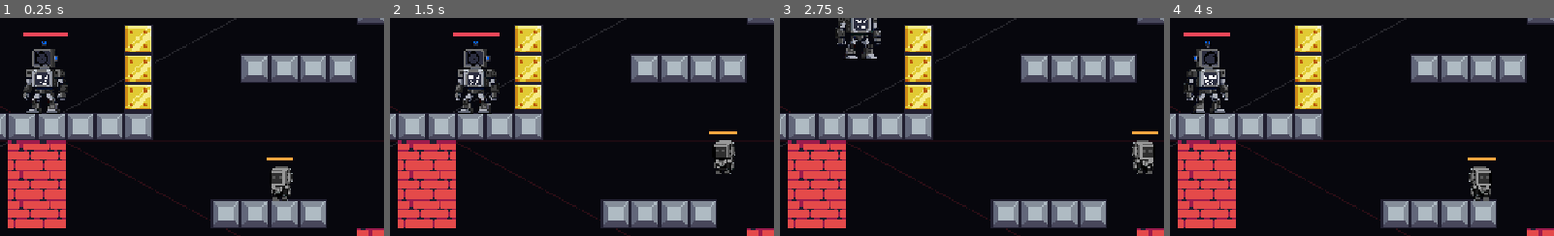
Above: before the commit, frames 1-4 (left to right).
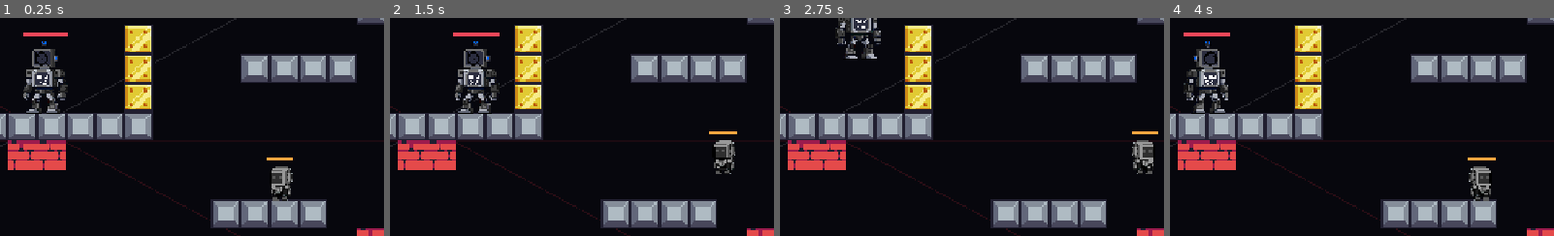
Above: after the commit, the same moments.

Repository: rishabhshuklauk-spec/Venture2
Game: Godot game, scene res://level4.tscn
Same seed, same stepped clock (60 frames per second), same inputs: the game is played once before the commit and once after it. This scene is started directly instead of the project's main scene. Sound files missing from this copy of the repository are replaced by a short silence.
Inputs (mouse positions are % of the whole screen's width and height, from its top left):
- Up to frame 1 (0.25 s): no input
- Up to frame 2 (1.5 s): tap Enter at 0.5 s; move the mouse to (72, 45) at 0.52 s; tap R at 0.6 s; click (72, 45) at 0.67 s; move the mouse to (30, 55) at 1.27 s; tap E at 1.35 s; click (30, 55) at 1.42 s
- Up to frame 3 (2.75 s): move the mouse to (60, 28) at 2.02 s; tap R at 2.1 s; click (60, 28) at 2.17 s
- Up to frame 4 (4 s): move the mouse to (45, 70) at 2.77 s; tap E at 2.85 s; click (45, 70) at 2.92 s; move the mouse to (80, 65) at 3.52 s; tap R at 3.6 s; click (80, 65) at 3.67 s
The pictures show only the part of the screen within x 45-95%, y 25-75%; the shares and areas given below are measured in that part.

The runs differ from the first frame. In frame 1, 4.0% of the frame differs, in the area x 2-18%, y 69-97%; in frame 2, 4.0%; in frame 3, 4.0%; in frame 4, 4.0%.

Commit message:
hidj

Diff:
--- a/level4.tscn
+++ b/level4.tscn
@@ -1,10 +1,9 @@
-[gd_scene format=4]
-
-[ext_resource type="Texture2D" path="res://assets/images/Tilemap/Terrain (16x16).png" id="1_t4tfv"]
-[ext_resource type="Texture2D" path="res://assets/images/baddies/GROK.png" id="3_g1tnb"]
-[ext_resource type="Script" path="res://scripts/enemy_1.gd" id="3_pklw6"]
-[ext_resource type="Texture2D" path="res://assets/images/Tilemap/Checkpoint (Flag Idle)(64x64).png" id="3_qmr0j"]
-[ext_resource type="Texture2D" path="res://assets/images/baddies/GROK_MINI.png" id="4_pklw6"]
+[gd_scene format=4 uid="uid://qjl0wmy10tuo"]
+
+[ext_resource type="Texture2D" uid="uid://bcsstcfxjnue" path="res://assets/images/Tilemap/Terrain (16x16).png" id="1_t4tfv"]
+[ext_resource type="Texture2D" uid="uid://dy0h38k01i37t" path="res://assets/images/baddies/GROK.png" id="3_g1tnb"]
+[ext_resource type="Script" uid="uid://75dsxr8sqawp" path="res://scripts/enemy_1.gd" id="3_pklw6"]
+[ext_resource type="Texture2D" uid="uid://erw1o01mn278" path="res://assets/images/baddies/GROK_MINI.png" id="4_pklw6"]
 
 [sub_resource type="TileSetAtlasSource" id="TileSetAtlasSource_v38iq"]
 texture = ExtResource("1_t4tfv")
@@ -302,92 +301,6 @@
 physics_layer_0/collision_mask = 0
 sources/0 = SubResource("TileSetAtlasSource_v38iq")
 
-[sub_resource type="RectangleShape2D" id="RectangleShape2D_mpwkm"]
-size = Vector2(44, 68)
-
-[sub_resource type="AtlasTexture" id="AtlasTexture_mx85b"]
-atlas = ExtResource("3_qmr0j")
-region = Rect2(0, 0, 64, 64)
-
-[sub_resource type="AtlasTexture" id="AtlasTexture_hx44q"]
-atlas = ExtResource("3_qmr0j")
-region = Rect2(64, 0, 64, 64)
-
-[sub_resource type="AtlasTexture" id="AtlasTexture_n8vhr"]
-atlas = ExtResource("3_qmr0j")
-region = Rect2(128, 0, 64, 64)
-
-[sub_resource type="AtlasTexture" id="AtlasTexture_eqrsh"]
-atlas = ExtResource("3_qmr0j")
-region = Rect2(192, 0, 64, 64)
-
-[sub_resource type="AtlasTexture" id="AtlasTexture_3l65w"]
-atlas = ExtResource("3_qmr0j")
-region = Rect2(256, 0, 64, 64)
-
-[sub_resource type="AtlasTexture" id="AtlasTexture_rjtee"]
-atlas = ExtResource("3_qmr0j")
-region = Rect2(320, 0, 64, 64)
-
-[sub_resource type="AtlasTexture" id="AtlasTexture_1idop"]
-atlas = ExtResource("3_qmr0j")
-region = Rect2(384, 0, 64, 64)
-
-[sub_resource type="AtlasTexture" id="AtlasTexture_beq0j"]
-atlas = ExtResource("3_qmr0j")
-region = Rect2(448, 0, 64, 64)
-
-[sub_resource type="AtlasTexture" id="AtlasTexture_nauge"]
-atlas = ExtResource("3_qmr0j")
-region = Rect2(512, 0, 64, 64)
-
-[sub_resource type="AtlasTexture" id="AtlasTexture_ycv2e"]
-atlas = ExtResource("3_qmr0j")
-region = Rect2(576, 0, 64, 64)
-
-[sub_resource type="SpriteFrames" id="SpriteFrames_c5gc3"]
-animations = [{
-"frames": [],
-"loop": 1,
-"name": &"default",
-"speed": 5.0
-}, {
-"frames": [{
-"duration": 1.0,
-"texture": SubResource("AtlasTexture_mx85b")
-}, {
-"duration": 1.0,
-"texture": SubResource("AtlasTexture_hx44q")
-}, {
-"duration": 1.0,
-"texture": SubResource("AtlasTexture_n8vhr")
-}, {
-"duration": 1.0,
-"texture": SubResource("AtlasTexture_eqrsh")
-}, {
-"duration": 1.0,
-"texture": SubResource("AtlasTexture_3l65w")
-}, {
-"duration": 1.0,
-"texture": SubResource("AtlasTexture_rjtee")
-}, {
-"duration": 1.0,
-"texture": SubResource("AtlasTexture_1idop")
-}, {
-"duration": 1.0,
-"texture": SubResource("AtlasTexture_beq0j")
-}, {
-"duration": 1.0,
-"texture": SubResource("AtlasTexture_nauge")
-}, {
-"duration": 1.0,
-"texture": SubResource("AtlasTexture_ycv2e")
-}],
-"loop": 1,
-"name": &"idle",
-"speed": 12.0
-}]
-
 [sub_resource type="RectangleShape2D" id="RectangleShape2D_bp1i4"]
 size = Vector2(68, 114)
 
@@ -513,7 +426,7 @@
 texture_filter = 1
 position = Vector2(16, 0)
 scale = Vector2(3, 3)
-tile_map_data = PackedByteArray("AAAAAAAAAAAMAAUAAAAAAA4AAAA …(1424 unchanged characters)… RAAkAAAAQAAYAAAARAAkAAAAMAAgAAAASAAUAAAAMAAkAAAASAAUAAAAMAAoAAAASAAUAAAANAAgAAAASAAUAAAANAAkAAAASAAUAAAANAAoAAAASAAUAAAADAAoAAAAMAAUAAAAEAAoAAAAMAAU …(615 unchanged characters)…
+tile_map_data = PackedByteArray("AAAAAAAAAAAMAAUAAAAAAA4AAAA …(1424 unchanged characters)… RAAkAAAAQAAYAAAARAAkAAAAMAAgAAAASAAUAAAANAAgAAAASAAUAAAADAAoAAAAMAAUAAAAEAAoAAAAMAAU …(615 unchanged characters)…
 tile_set = SubResource("TileSet_v8kj3")
 
 [node name="PlayerSpawn" type="Marker2D" parent="." unique_id=1937585088]
Not shown, added: assets/images/baddies/GROK-1.png.png.import
